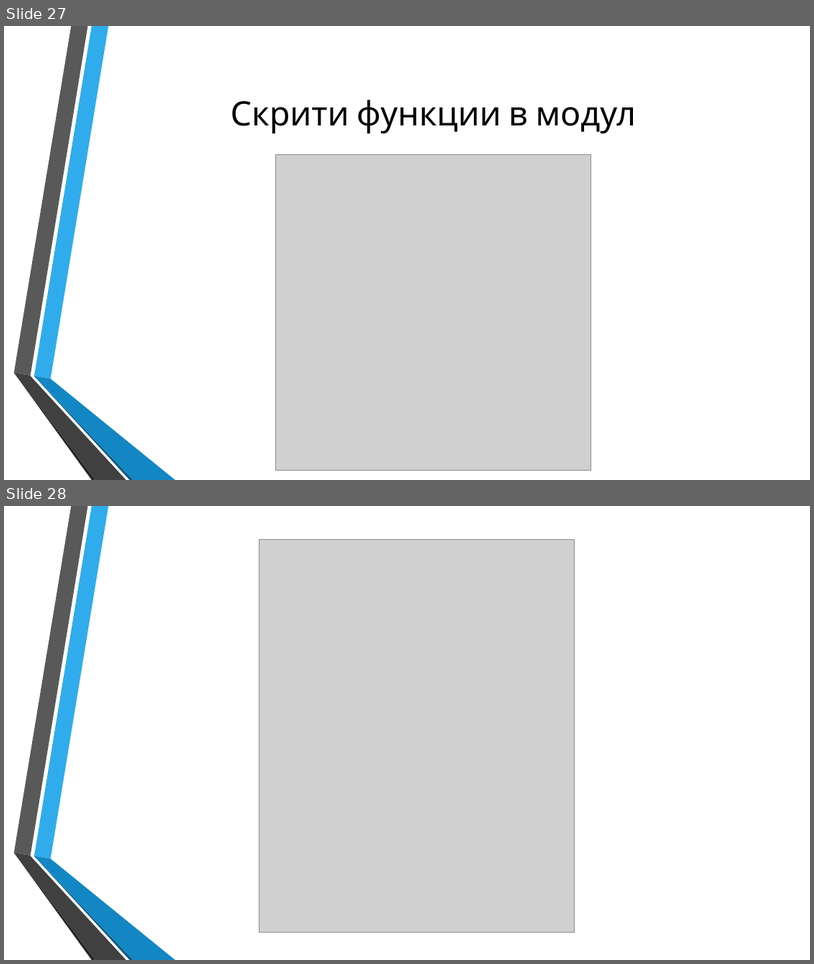
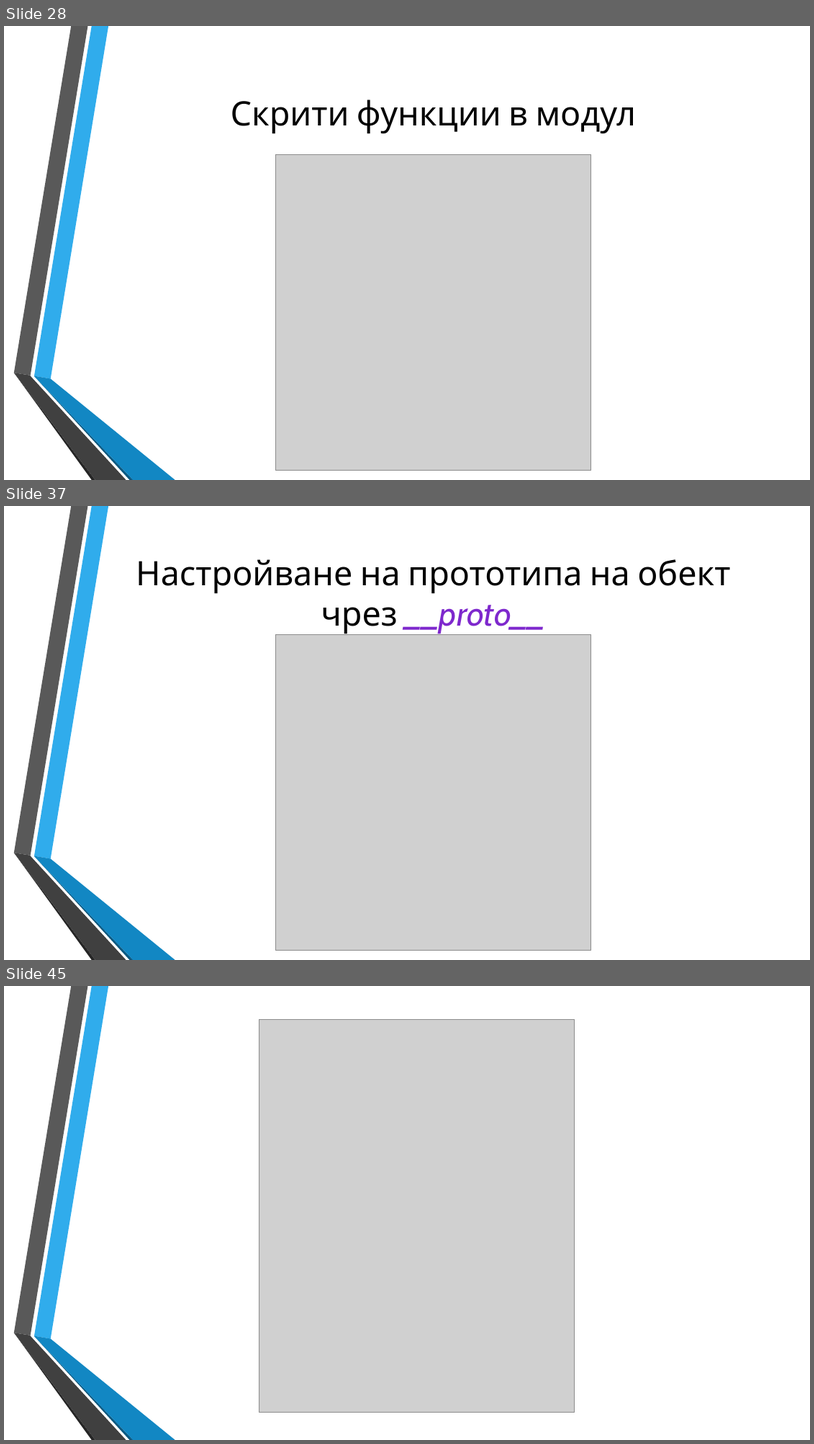
Before and after one commit to dnmitev/IT-Academy, a slide deck: JS Fundamentals/8.OOP/JS-OOP.pptx. Shown one above the other, each under a label of ours: slides 27 and 28 before the commit, slides 28, 37 and 45 after it; the slides between them are not shown. The pictures are 814x964 and 814x1444 pixels, drawn with LibreOffice and Linux fonts; fonts in the diff are those of the drawing; grey boxes stand for pictures; background and template pictures are left out. Boxes give left, top, right and bottom in pixels: in the first picture for what was removed or moved away, otherwise in the second. Text is boxed around its words. In the diff, an @@ line names an element or a change of style, - is before the commit and + after.

```diff
--- a/JS Fundamentals/8.OOP/JS-OOP.pptx
+++ b/JS Fundamentals/8.OOP/JS-OOP.pptx
@@ slide 37 added at [4,506,810,960], background picture (left out); not listed: 6 template elements that a slide beside it also shows @@
@@ title added at [136,559,730,634], 40 pt, text #000000 @@
+Настройване на прототипа на обект чрез __proto__
@@ picture added at [276,635,592,950] @@
@@ what was slide 27 is now slide 28 @@
@@ what was slide 28 is now slide 45 @@
```
Also in this commit, not shown: 3 slides changed, 16 other slides added, 7 other files.
